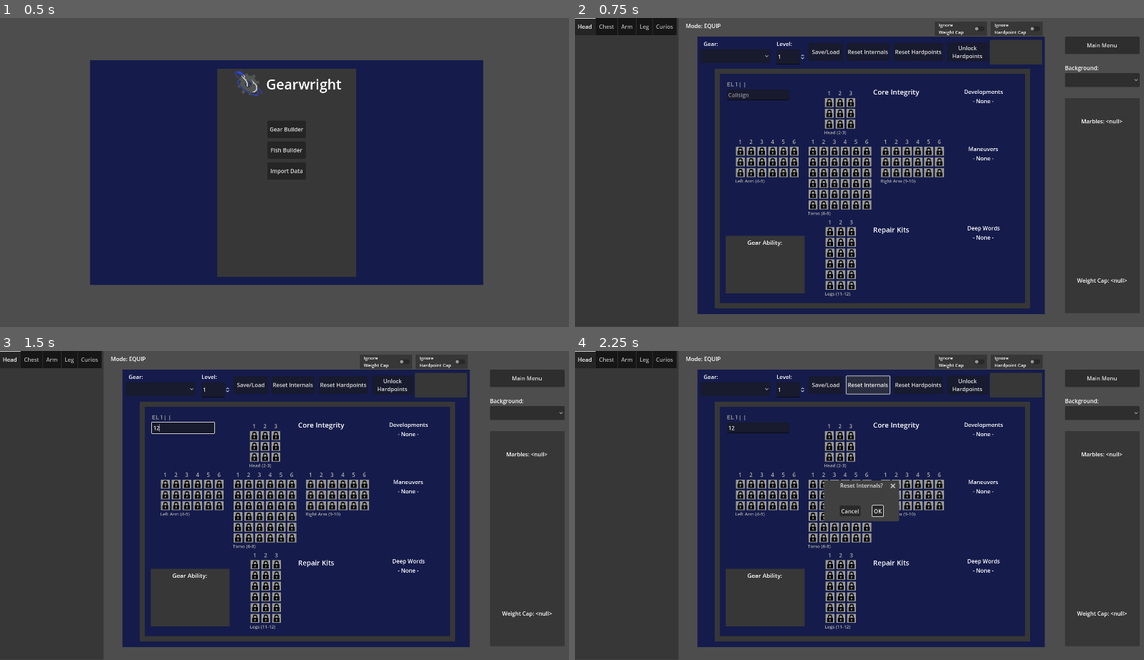
Above: before the commit, frames 1-4 (two rows, left to right).
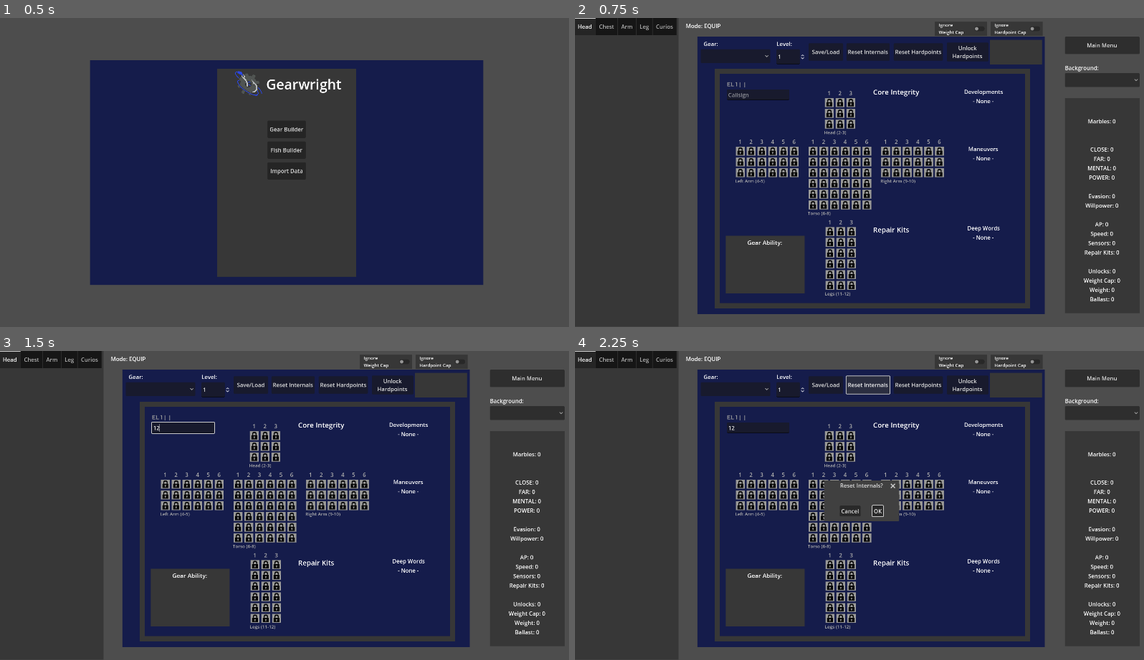
Above: after the commit, the same moments.

Repository: markopolojorgensen/gearwright
Game: Godot game, scene res://Scenes/main_menu.tscn
The game is run twice, just before and just after one commit, with the same random seed, the same clock (stepped at 60 frames per second) and the same inputs.
Inputs (mouse positions are in pixels of both pictures, inside the frame that each line leads up to):
- Up to frame 1 (0.5 s): no input
- Up to frame 2 (0.75 s): click "Gear Builder" at 0.5 s
- Up to frame 3 (1.5 s): click (182, 428) at 1.27 s; type "12" at 1.35 s
- Up to frame 4 (2.25 s): click "Reset Internals" at 2 s

Frame 1 is identical in both runs. In frame 2, 0.6% of the frame differs, in the area x 88-97%, y 32-92%; in frame 3, 0.6%; in frame 4, 0.6%.
Error in both runs: Unable to iterate on object of type 'Nil'. (res://Scripts/item_inventory.gd:27)

Commit message:
refactor continues, new stat label / explanation hover

Diff:
--- /dev/null
+++ b/gearwright godot project/Scenes/old_stat_label.tscn
@@ -0,0 +1,7 @@
+[gd_scene format=3 uid="uid://bcjln1y2kyi6j"]
+
+[node name="Label" type="Label"]
+custom_minimum_size = Vector2(180, 0)
+size_flags_horizontal = 4
+theme_override_font_sizes/font_size = 16
+horizontal_alignment = 1
--- a/gearwright godot project/Scenes/stat_label.tscn
+++ b/gearwright godot project/Scenes/stat_label.tscn
@@ -1,7 +1,11 @@
-[gd_scene format=3 uid="uid://bcjln1y2kyi6j"]
+[gd_scene load_steps=2 format=3 uid="uid://cifdnd3ut8rl"]
 
-[node name="Label" type="Label"]
+[ext_resource type="Script" path="res://Scripts/stat_label.gd" id="1_6f7ek"]
+
+[node name="StatLabel" type="Label"]
 custom_minimum_size = Vector2(180, 0)
+offset_right = 40.0
+offset_bottom = 23.0
 size_flags_horizontal = 4
-theme_override_font_sizes/font_size = 16
 horizontal_alignment = 1
+script = ExtResource("1_6f7ek")
--- a/gearwright godot project/Scripts/gear_section.gd
+++ b/gearwright godot project/Scripts/gear_section.gd
@@ -32,8 +32,8 @@
 			result.append(item)
 	return result
 
-func get_total_equipped_weight() -> int:
-	return get_equipped_items().reduce(func(sum, item): return sum + item.item_data.weight, 0)
+#func get_total_equipped_weight() -> int:
+	#return get_equipped_items().reduce(func(sum, item): return sum + item.item_data.weight, 0)
 	#var sum := 0
 	#var used_items := []
 	#for cell in grid.get_valid_entries():
--- a/gearwright godot project/Scripts/gearwright_character.gd
+++ b/gearwright godot project/Scripts/gearwright_character.gd
@@ -152,11 +152,19 @@
 		result[gear_section_id] = list
 	return result
 
-func get_total_equipped_weight() -> int:
-	return gear_sections.values().reduce(
-			func(sum, gear_section: GearSection):
-				return sum + gear_section.get_total_equipped_weight(),
-			0)
+# all internals, without gear_section info
+func get_equipped_items_list() -> Array:
+	return get_equipped_items().values().reduce(func(result: Array, list: Array):
+			result.append_array(list)
+			return result,
+			[]
+		)
+
+#func get_total_equipped_weight() -> int:
+	#return gear_sections.values().reduce(
+			#func(sum, gear_section: GearSection):
+				#return sum + gear_section.get_total_equipped_weight(),
+			#0)
 	#var sections := gear_sections.values()
 	#var sum := 0
 	#for i in range(sections.size()):
@@ -183,49 +191,41 @@
 				result.append(info)
 	return result
 
-# background + level + developments TODO
-func get_max_unlocks() -> int:
-	return background_stats.unlocks + level_stats.unlocks
-
-func has_unlocks_remaining():
-	return get_unlocked_slots().size() < get_max_unlocks()
-
-# background + frame + level + developments TODO
-func get_weight_cap_info():
-	var result := {}
-	result.background = background_stats.weight_cap
-	result.frame = frame_stats.weight_cap
-	result.level = level_stats.weight_cap
-	return result
-
-func get_weight_cap():
-	return sum_array(get_weight_cap_info().values())
-
-func get_max_marbles_info():
-	return {
-		background = background_stats.marbles
-	}
-
-# background + developments TODO
-func get_max_marbles():
-	return sum_array(get_max_marbles_info().values())
-
 # return value keys: label_text, explanation_text
 func get_stat_label_text(stat: String) -> String:
 	var snake_stat := stat.to_snake_case()
+	if snake_stat in [
+			"close",
+			"far",
+			"mental",
+			"power",
+			"evasion",
+			"willpower",
+			"ap",
+			"speed",
+			"sensors",
+			"repair_kits",
+			"weight",
+			"weight_cap",
+			"ballast",
+			]:
+		var value = call("get_%s" % snake_stat)
+		return "%s: %s" % [stat, value]
+
 	match snake_stat:
 		"background":
 			return "%s: %s" % [stat, background_stats.background]
 		"marbles":
 			return "%s: %s" % [stat, get_max_marbles()]
-		"weight_cap":
-			return "%s: %s" % [stat, get_weight_cap()]
+		"core_integrity":
+			return "%s: %s" % [stat, frame_stats.core_integrity]
+		"unlocks":
+			return "%s: %s" % [stat, get_max_unlocks()]
 		"":
 			return ""
 		_:
 			push_error("GearwrightCharacter: get_stat_label_text: unknown stat: %s" % stat)
 			return ""
-
 
 	#var sl
 	#sl = stat_lines["weight"]
@@ -242,20 +242,39 @@
 
 func get_stat_explanation(stat: String) -> String:
 	var snake_stat := stat.to_snake_case()
+	if snake_stat in [
+			"close",
+			"far",
+			"mental",
+			"power",
+			"evasion",
+			"willpower",
+			"ap",
+			"speed",
+			"sensors",
+			"repair_kits",
+			"weight",
+			"weight_cap",
+			"ballast",
+			]:
+		var info: Dictionary = call("get_%s_info" % snake_stat)
+		return info_to_explanation_text(info)
+
 	match snake_stat:
 		"background":
 			return ""
 			# TODO: custom background explanation_text, probably
 		"marbles":
 			return info_to_explanation_text(get_max_marbles_info())
-		"weight_cap":
-			return info_to_explanation_text(get_weight_cap_info())
+		"core_integrity":
+			return info_to_explanation_text({frame = frame_stats.core_integrity})
+		"unlocks":
+			return info_to_explanation_text(get_max_unlocks_info())
 		"":
 			return ""
 		_:
 			push_error("GearwrightCharacter: get_stat_explanation: unknown stat: %s" % stat)
 			return ""
-	return ""
 
 func sum_array(list: Array):
 	return list.reduce(func(sum, value): return sum + value, 0)
@@ -265,15 +284,194 @@
 	for key in info.keys():
 		var number: int = info[key]
 		var number_string := ""
-		if 0 <= number:
+		if 0 < number:
 			number_string = "+%d" % number
+		elif number < 0:
+			number_string = "%d" % number
 		else:
-			number_string = "-%d" % number
+			number_string = "-"
 
 		result += "%s: %s\n" % [key, number_string]
 	return result
 
+func sum_internals_for_stat(stat: String) -> int:
+	return sum_array(get_equipped_items_list().map(
+			func(item): return item.item_data.get(stat, 0)))
+
+func has_unlocks_remaining() -> bool:
+	return get_unlocked_slots().size() < get_max_unlocks()
+
 #endregion
+
+
+
+
+
+
+
+
+
+
+
+#region Stat Info
+
+
+
+func get_max_marbles_info() -> Dictionary:
+	return {
+		background = background_stats.marbles
+	}
+
+# background + developments TODO
+func get_max_marbles() -> int:
+	return sum_array(get_max_marbles_info().values())
+
+
+func get_close_info() -> Dictionary:
+	return {
+		frame = frame_stats.close,
+		internals = sum_internals_for_stat("close")
+	}
+
+func get_close() -> int:
+	return sum_array(get_close_info().values())
+
+func get_far_info() -> Dictionary:
+	return {
+		frame = frame_stats.far,
+		internals = sum_internals_for_stat("far")
+	}
+
+func get_far() -> int:
+	return sum_array(get_far_info().values())
+
+func get_mental_info() -> Dictionary:
+	return {
+		background = background_stats.mental,
+		# developments TODO
+		# internals TODO fish have this
+	}
+
+func get_mental() -> int:
+	return sum_array(get_mental_info().values())
+
+func get_power_info() -> Dictionary:
+	return {
+		frame = frame_stats.power,
+		internals = sum_internals_for_stat("power"),
+	}
+
+func get_power() -> int:
+	return sum_array(get_power_info().values())
+
+func get_evasion_info() -> Dictionary:
+	return {
+		frame = frame_stats.evasion,
+		internals = sum_internals_for_stat("evasion")
+	}
+
+func get_evasion() -> int:
+	return sum_array(get_evasion_info().values())
+
+func get_willpower_info() -> Dictionary:
+	return {
+		background = background_stats.willpower
+		# developments TODO
+		# fish internals TODO
+	}
+
+func get_willpower() -> int:
+	return sum_array(get_willpower_info().values())
+
+func get_ap_info() -> Dictionary:
+	return {
+		frame = frame_stats.ap,
+		internals = sum_internals_for_stat("ap"),
+	}
+
+func get_ap() -> int:
+	return sum_array(get_ap_info().values())
+
+func get_speed_info() -> Dictionary:
+	return {
+		frame = frame_stats.speed,
+		internals = sum_internals_for_stat("speed"),
+	}
+
+func get_speed() -> int:
+	return sum_array(get_speed_info().values())
+
+func get_sensors_info() -> Dictionary:
+	return {
+		frame = frame_stats.sensors,
+		internals = sum_internals_for_stat("sensors"),
+	}
+
+func get_sensors() -> int:
+	return sum_array(get_sensors_info().values())
+
+func get_repair_kits_info() -> Dictionary:
+	return {
+		frame = frame_stats.repair_kits,
+		internals = sum_internals_for_stat("repair_kits"),
+		# developments TODO
+	}
+
+func get_repair_kits() -> int:
+	return sum_array(get_repair_kits_info().values())
+
+# background + level + developments TODO
+func get_max_unlocks_info() -> Dictionary:
+	return {
+		background = background_stats.unlocks,
+		level = level_stats.unlocks,
+	}
+
+func get_max_unlocks() -> int:
+	return sum_array(get_max_unlocks_info().values())
+
+func get_weight_info() -> Dictionary:
+	return {
+		internals = sum_internals_for_stat("weight")
+	}
+
+func get_weight() -> int:
+	return sum_array(get_weight_info().values())
+
+# background + frame + level + developments TODO
+func get_weight_cap_info() -> Dictionary:
+	var result := {
+		background = background_stats.weight_cap,
+		frame = frame_stats.weight_cap,
+		level = level_stats.weight_cap,
+	}
+	return result
+
+func get_weight_cap() -> int:
+	return sum_array(get_weight_cap_info().values())
+
+func get_ballast_info() -> Dictionary:
+	return {
+		frame = frame_stats.ballast,
+		internals = sum_internals_for_stat("ballast"),
+	}
+
+func get_ballast() -> int:
+	return sum_array(get_ballast_info().values())
+
+
+
+
+#func get__info() -> Dictionary:
+	#return {
+		#
+	#}
+#
+#func get_() -> int:
+	#return sum_array(get__info().values())
+
+#endregion
+
 
 
 
--- a/gearwright godot project/Scripts/mech_builder.gd
+++ b/gearwright godot project/Scripts/mech_builder.gd
@@ -155,6 +155,9 @@
 		request_update_controls = false
 		update_controls.call_deferred()
 
+	update_floating_explanation_control()
+
+func update_floating_explanation_control():
 	if floating_explanation_control.is_visible_in_tree():
 		floating_explanation_control.size = Vector2()
 		floating_explanation_control.global_position = get_global_mouse_position()
@@ -452,6 +455,7 @@
 	explanation_label.text = current_character.get_stat_explanation(stat_name)
 	if not explanation_label.text.is_empty():
 		floating_explanation_control.show()
+		update_floating_explanation_control()
 
 func _on_stats_list_control_stat_mouse_exited() -> void:
 	floating_explanation_control.hide()
@@ -789,7 +793,7 @@
 	return true
 
 func is_overweight_with_held_item():
-	var weight := current_character.get_total_equipped_weight()
+	var weight := current_character.get_weight()
 	if item_held:
 		weight += item_held.item_data.weight
 	if weight > current_character.get_weight_cap():
--- /dev/null
+++ b/gearwright godot project/Scripts/stat_label.gd
@@ -0,0 +1,33 @@
+extends Label
+
+# FIXME Label's mouse_entered and mouse_exited cause flickering...?
+# if you do want to use built-in mouse signals, don't forget mouse_filter:
+#   label.mouse_filter = Control.MOUSE_FILTER_PASS
+signal safe_mouse_entered
+signal safe_mouse_exited
+
+@export var stat_name := ""
+var hovered = false
+
+#label.horizontal_alignment = HORIZONTAL_ALIGNMENT_CENTER
+#label.custom_minimum_size.x = 180
+#label.size_flags_horizontal = Control.SIZE_SHRINK_CENTER
+#label.text = stat_name
+
+func _ready():
+	text = stat_name
+
+func _process(_delta: float) -> void:
+	if stat_name.is_empty():
+		return
+
+	var mouse := get_global_mouse_position()
+	var has_mouse: bool = get_global_rect().has_point(mouse)
+	if has_mouse and not hovered:
+		hovered = true
+		#print("%s: entered" % stat_name)
+		safe_mouse_entered.emit()
+	elif not has_mouse and hovered:
+		hovered = false
+		#print("%s: exited" % stat_name)
+		safe_mouse_exited.emit()
--- a/gearwright godot project/Scripts/stats_list_control.gd
+++ b/gearwright godot project/Scripts/stats_list_control.gd
@@ -3,6 +3,7 @@
 signal stat_mouse_entered(stat_name: String)
 signal stat_mouse_exited
 
+const label_scene := preload("res://Scenes/stat_label.tscn")
 const pretty_stat_names := [
 	"Background",
 	"Marbles",
@@ -41,53 +42,39 @@
 func _ready():
 	for i in range(pretty_stat_names.size()):
 		var stat_name: String = pretty_stat_names[i]
-		var label := Label.new()
-		# WHEREWASI
-		# TODO these labels probably should be busted out in their own scene
-		#  especially given that we're going to move weight / weight_cap
-		label.horizontal_alignment = HORIZONTAL_ALIGNMENT_CENTER
-		label.custom_minimum_size.x = 180
-		label.size_flags_horizontal = Control.SIZE_SHRINK_CENTER
-		label.text = stat_name
 		# TODO maybe key these to make sure we don't end up in a fugue state?
-		# FIXME Label's mouse_entered and mouse_exited cause flickering...?
-		#label.mouse_filter = Control.MOUSE_FILTER_STOP
-		#label.mouse_entered.connect(func(): stat_mouse_entered.emit(stat_name))
-		#label.mouse_exited.connect(func(): stat_mouse_exited.emit())
+		var label := label_scene.instantiate()
+		label.stat_name = stat_name
+		label.safe_mouse_entered.connect(func(): stat_mouse_entered.emit(stat_name))
+		label.safe_mouse_exited.connect(func(): stat_mouse_exited.emit())
 		add_child(label)
 		labels[stat_name] = label
-		#var sane_stat_name: String = stat_name.to_snake_case()
-		#labels[sane_stat_name] = label
-		#stat_lines[sane_stat_name] = {
-			#"name": stat_name,
-			#"label": label,
-		#}
 
 	#weight_label_shaker.target_label = stat_lines["weight"].label # magic constants, yippee
 	weight_label_shaker.target_label = labels["Weight"] # magic constants, yippee
 
-func _process(delta: float) -> void:
-	process_mouse_hover()
-
-func process_mouse_hover():
-	var mouse := get_global_mouse_position()
-	if not get_global_rect().has_point(mouse):
-		return
-
-	var has_mouse := false
-
-	for stat_name in labels.keys():
-		var label: Label = labels[stat_name]
-		if label.get_global_rect().has_point(mouse):
-			has_mouse = true
-			if hovered_stat != stat_name:
-				hovered_stat = stat_name
-				stat_mouse_entered.emit(stat_name)
-			break
-
-	if (hovered_stat != "") and not has_mouse:
-		hovered_stat = ""
-		stat_mouse_exited.emit()
+#func _process(delta: float) -> void:
+	#process_mouse_hover()
+#
+#func process_mouse_hover():
+	#var mouse := get_global_mouse_position()
+	#if not get_global_rect().has_point(mouse):
+		#return
+	#
+	#var has_mouse := false
+	#
+	#for stat_name in labels.keys():
+		#var label: Label = labels[stat_name]
+		#if label.get_global_rect().has_point(mouse):
+			#has_mouse = true
+			#if hovered_stat != stat_name:
+				#hovered_stat = stat_name
+				#stat_mouse_entered.emit(stat_name)
+			#break
+	#
+	#if (hovered_stat != "") and not has_mouse:
+		#hovered_stat = ""
+		#stat_mouse_exited.emit()
 
 
 func update(character: GearwrightCharacter):
Not shown, changed: time_spent.ods
